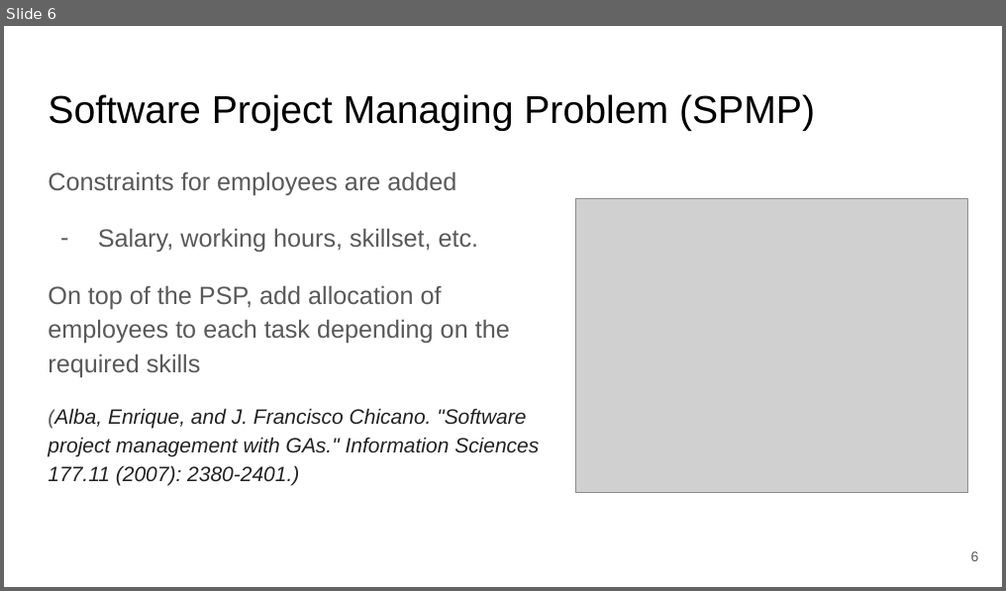
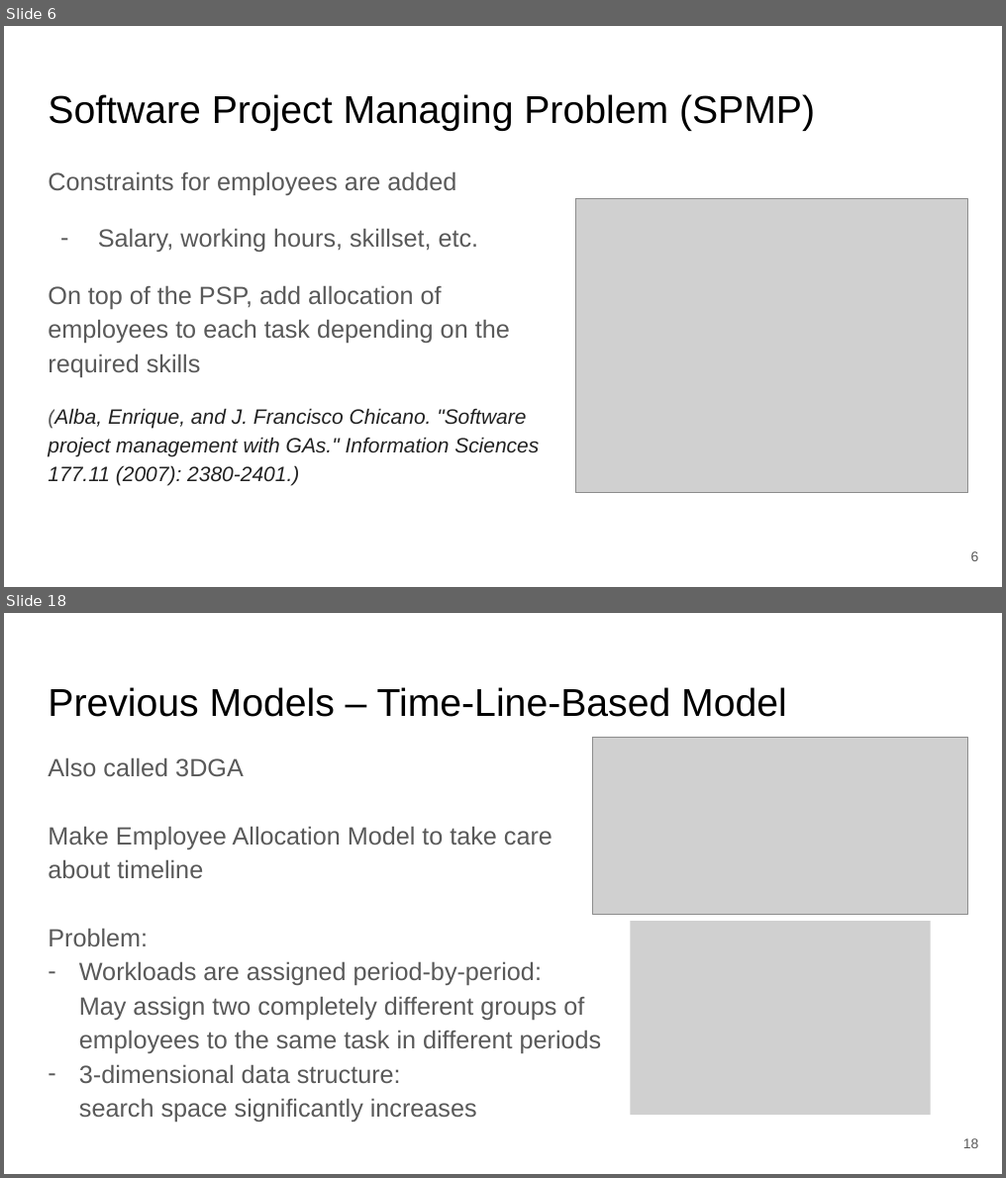
Before and after one commit to hhosu107/SBSE, a slide deck: Courseworks/Paper Reading Slide preparation/Ant Colony Optimization for SW Project Scheduling and Staffing with an Event-Based Scheduler.pptx. Shown one above the other, each under a label of ours: slide 6 before the commit, slides 6 and 18 after it; the slides between them are not shown. The pictures are 1006x591 and 1006x1178 pixels, drawn with LibreOffice and Linux fonts; fonts in the diff are those of the drawing; grey boxes stand for pictures. Boxes give left, top, right and bottom in pixels: in the first picture for what was removed or moved away, otherwise in the second. Text is boxed around its words. In the diff, an @@ line names an element or a change of style, - is before the commit and + after.

```diff
--- a/Courseworks/Paper Reading Slide preparation/Ant Colony Optimization for SW Project Scheduling and Staffing with an Event-Based Scheduler.pptx
+++ b/Courseworks/Paper Reading Slide preparation/Ant Colony Optimization for SW Project Scheduling and Staffing with an Event-Based Scheduler.pptx
@@ slide 18 added at bbox=[4, 613, 1002, 1174], background #FFFFFF @@
@@ title added at bbox=[48, 687, 787, 717], 28 pt, text #000000 @@
+Previous Models – Time-Line-Based Model
@@ text added at bbox=[48, 758, 602, 1122], 18 pt, text #595959 @@
+Also called 3DGA
+Make Employee Allocation Model to take care about timeline
+Problem:
+– Workloads are assigned period-by-period:
+  May assign two completely different groups of employees to the same task in different periods
+– 3-dimensional data structure:
+  search space significantly increases
@@ picture added at bbox=[593, 738, 968, 914] @@
@@ picture added at bbox=[630, 921, 930, 1116] @@
@@ page number added at bbox=[963, 1139, 979, 1149], 10 pt, text #595959 @@
+18
```
Also in this commit, not shown: 4 slides changed, 11 other slides added, 7 slides removed, 1 other file.
